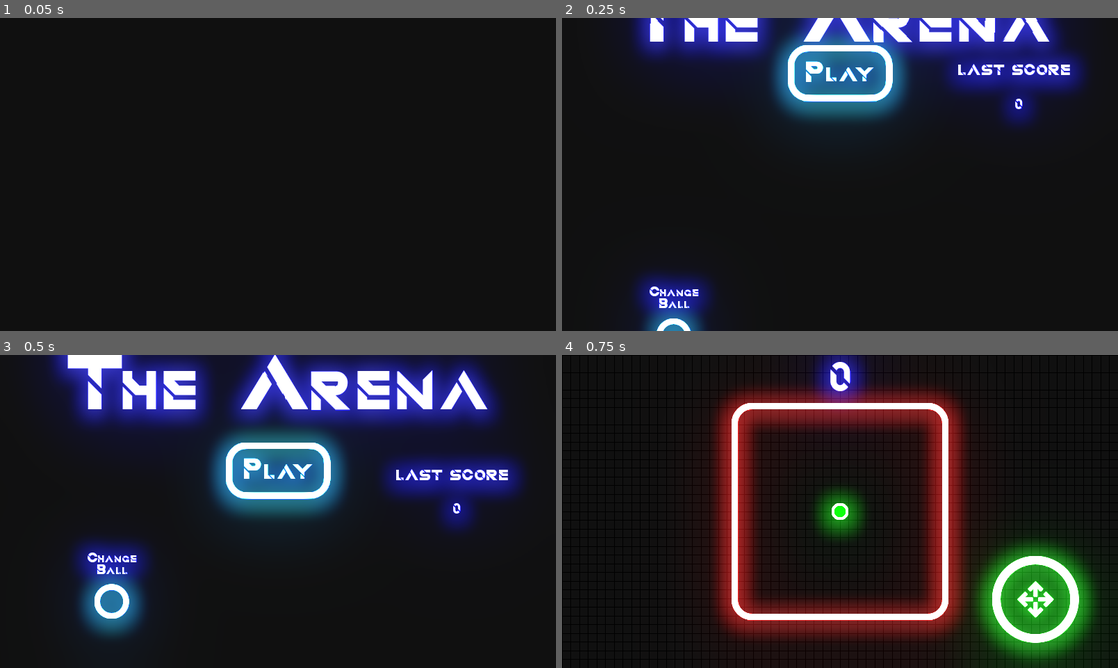
Above: before the commit, frames 1-4 (two rows, left to right).
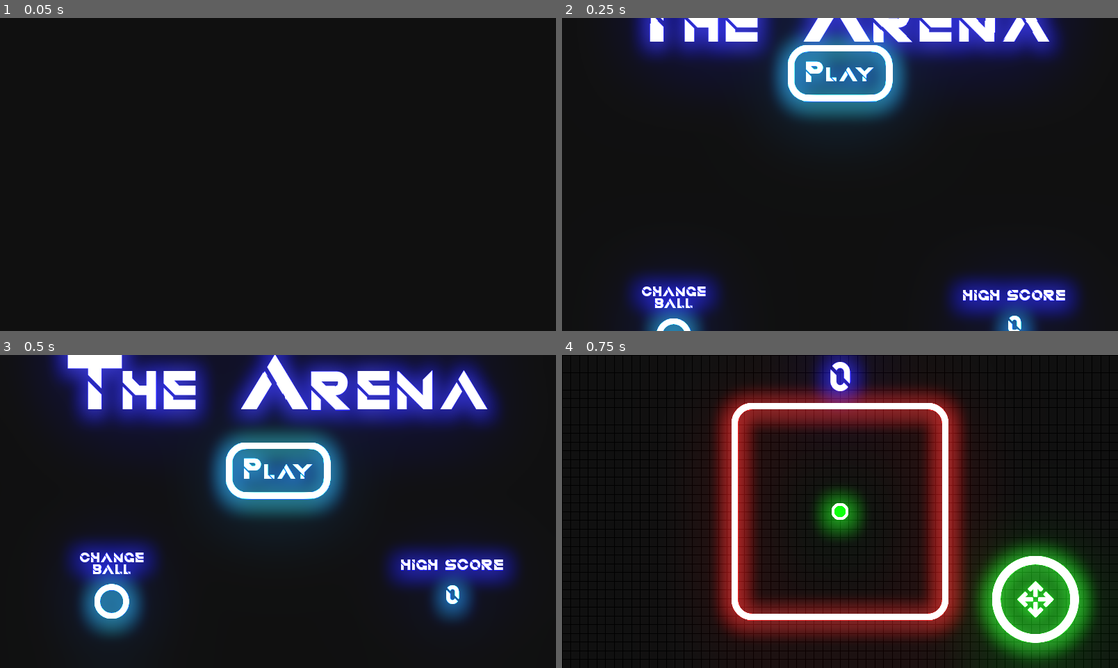
Above: after the commit, the same moments.

Repository: bustedwallstudios/TheArena_MK2
Game: Godot game, scene res://scenes/ui/MainMenu.tscn
Two runs of this game, one before a commit and one after it. Both use one fixed random seed, a clock stepped at 60 frames per second and the inputs below.
Inputs:
- Up to frame 1 (0.05 s): no input
- Up to frame 2 (0.25 s): no input
- Up to frame 3 (0.5 s): no input
- Up to frame 4 (0.75 s): click "Play" at 0.5 s

Frame 1 is identical in both runs. In frame 2, 9.0% of the frame differs, in the area x 11-95%, y 10-100%; in frame 3, 9.7%, in the area x 11-95%, y 31-87%; in frame 4, nothing differs.

Commit message:
Graphical updates to the main menu, to make it more consistent.

Diff:
--- a/scenes/ui/MainMenu.tscn
+++ b/scenes/ui/MainMenu.tscn
@@ -14,7 +14,7 @@
 font_data = ExtResource( 3 )
 
 [sub_resource type="DynamicFont" id=6]
-size = 36
+size = 64
 font_data = ExtResource( 3 )
 
 [sub_resource type="DynamicFont" id=1]
@@ -51,7 +51,7 @@
 environment = ExtResource( 2 )
 
 [node name="HighScore" type="Label" parent="." groups=["swoop"]]
-modulate = Color( 1, 1, 100, 1 )
+self_modulate = Color( 1, 1, 100, 1 )
 anchor_right = 1.0
 margin_left = 898.0
 margin_top = 363.0
@@ -59,22 +59,19 @@
 margin_bottom = 553.0
 custom_colors/font_color = Color( 1, 1, 1, 1 )
 custom_fonts/font = SubResource( 5 )
-text = "LAST SCORE"
+text = "HIGH SCORE"
 align = 1
 script = ExtResource( 5 )
 
 [node name="Score" type="Label" parent="HighScore"]
-modulate = Color( 1, 1, 100, 1 )
-anchor_left = 0.5
-anchor_top = 0.5
-anchor_right = 0.5
-anchor_bottom = 0.5
-margin_top = -31.5
-margin_bottom = 31.5
+self_modulate = Color( 1, 3.5, 100, 1 )
+anchor_right = 1.0
+anchor_bottom = 1.0
+margin_top = 56.0
 custom_colors/font_color = Color( 1, 1, 1, 1 )
 custom_fonts/font = SubResource( 6 )
+text = "9"
 align = 1
-valign = 1
 
 [node name="Title" type="Label" parent="."]
 modulate = Color( 1, 1, 100, 1 )
@@ -128,9 +125,6 @@
 margin_right = 318.0
 margin_bottom = 153.0
 script = ExtResource( 5 )
-__meta__ = {
-"_edit_group_": true
-}
 
 [node name="Indicator" type="AnimatedSprite" parent="ChangeIconButton"]
 modulate = Color( 1, 3.5, 100, 1 )
@@ -143,11 +137,13 @@
 modulate = Color( 1, 1, 100, 1 )
 anchor_right = 1.0
 anchor_bottom = 1.0
+margin_left = -15.0
 margin_top = 20.0
+margin_right = 13.0
 custom_constants/line_spacing = -5
 custom_fonts/font = SubResource( 3 )
-text = "Change
-Ball"
+text = "CHANGE
+BALL"
 align = 1
 
 [node name="IconSelectScreen" parent="." instance=ExtResource( 8 )]
--- a/script/ui/mainMenu.gd
+++ b/script/ui/mainMenu.gd
@@ -1,16 +1,21 @@
 extends Control
 
 var swoopSpeed = 4
+
+var swoopTopY = -300
+var swoopLowY = 720+300
 
 func _ready():
 	# Cause all the UI elements to swoop into the scene from outside the screen,
 	# to their original positions. (Making it so that they go to where they are
 	# means that I don't have to do the work to figure out where I want them,
 	# I can just move them around and it will automatically work.)
-	$Title.swoop(Vector2(0, -300), $Title.rect_position, swoopSpeed)
-	$PlayButton.swoop(Vector2($PlayButton.rect_position.x, -300), $PlayButton.rect_position, swoopSpeed)
-	$ChangeIconButton.swoop(Vector2($ChangeIconButton.rect_position.x, 720+300), $ChangeIconButton.rect_position, swoopSpeed)
-	$HighScore.swoop(Vector2($HighScore.rect_position.x, -300), $HighScore.rect_position, swoopSpeed)
+
+	$Title.swoop(Vector2(0, swoopTopY), $Title.rect_position, swoopSpeed)
+	$PlayButton.swoop(Vector2($PlayButton.rect_position.x, swoopTopY), $PlayButton.rect_position, swoopSpeed)
+
+	$ChangeIconButton.swoop(Vector2($ChangeIconButton.rect_position.x, swoopLowY), $ChangeIconButton.rect_position, swoopSpeed)
+	$HighScore.swoop(Vector2($HighScore.rect_position.x, swoopLowY), $HighScore.rect_position, swoopSpeed)
 
 	# Set the high score text TO the high score
 	$HighScore/Score.set_text(str(Global.data["highScore"]))
